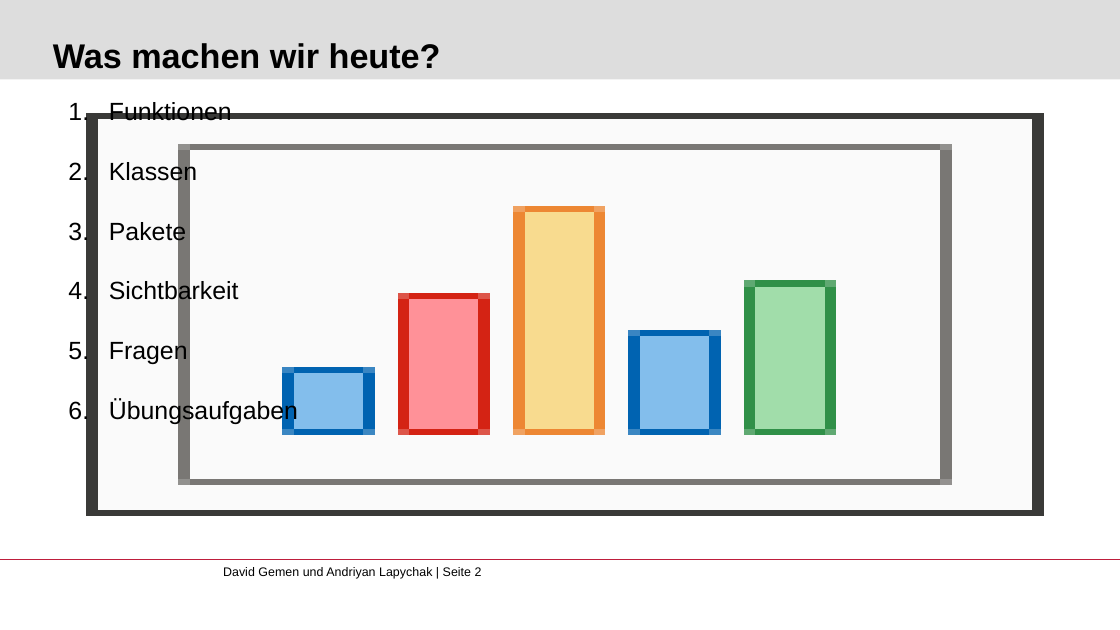
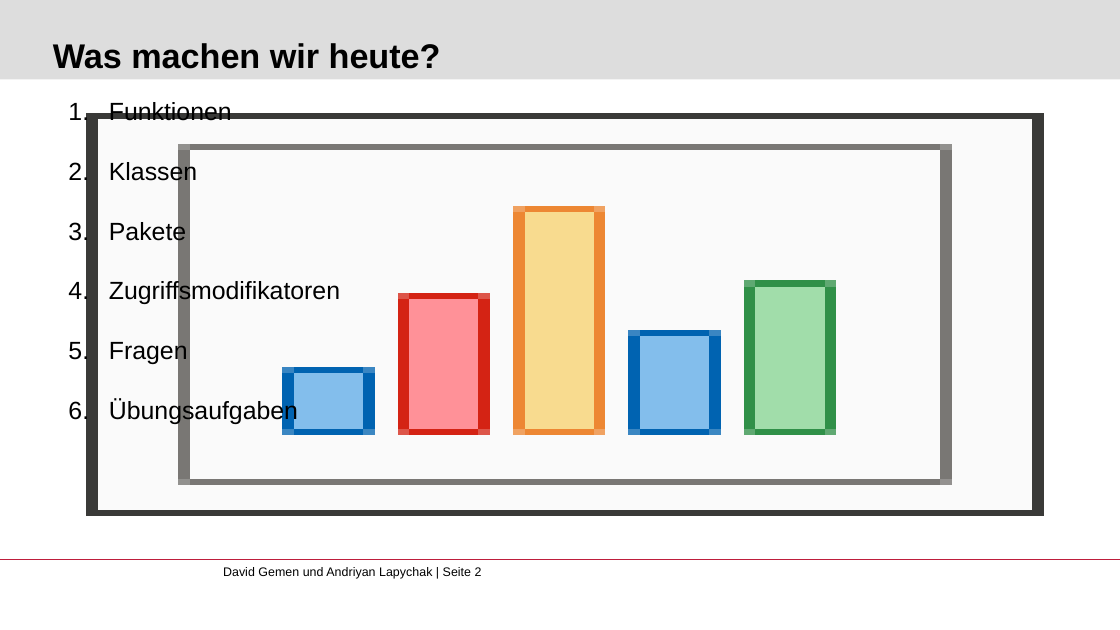
Before and after one commit to gemdav/Programmieren-1-Tutorium, a slide deck: slide 2 of slides/03_classes_packages_functions.pptx. Drawn at 1120x630 pixels with LibreOffice and Linux fonts; fonts in the diff are those of the drawing; background and template pictures are left out. Boxes give left, top, right and bottom in pixels: in the first picture for what was removed or moved away, otherwise in the second. Text is boxed around its words. In the diff, an @@ line names an element or a change of style, - is before the commit and + after.

```diff
--- a/slides/03_classes_packages_functions.pptx
+++ b/slides/03_classes_packages_functions.pptx
@@ text at box(109, 279, 340, 305): text changed @@
-4. Sichtbarkeit
+4. Zugriffsmodifikatoren
```
Also in this commit, not shown: 5 other slides changed, 4 slides added, 1 slide removed, 8 other files.
